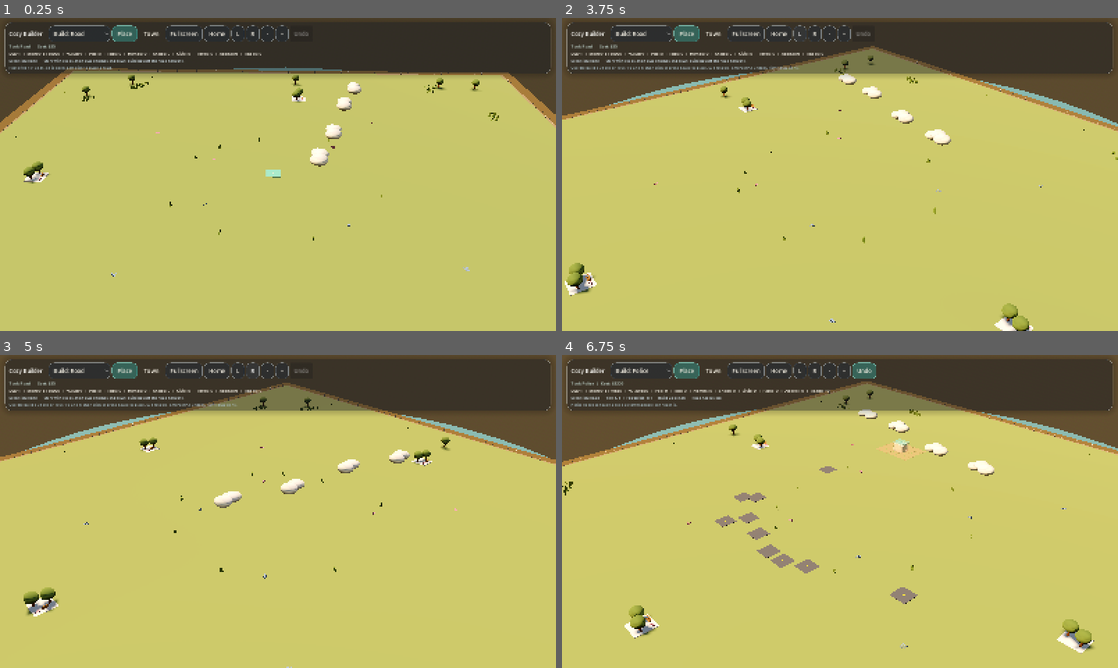
Above: before the commit, frames 1-4 (two rows, left to right).
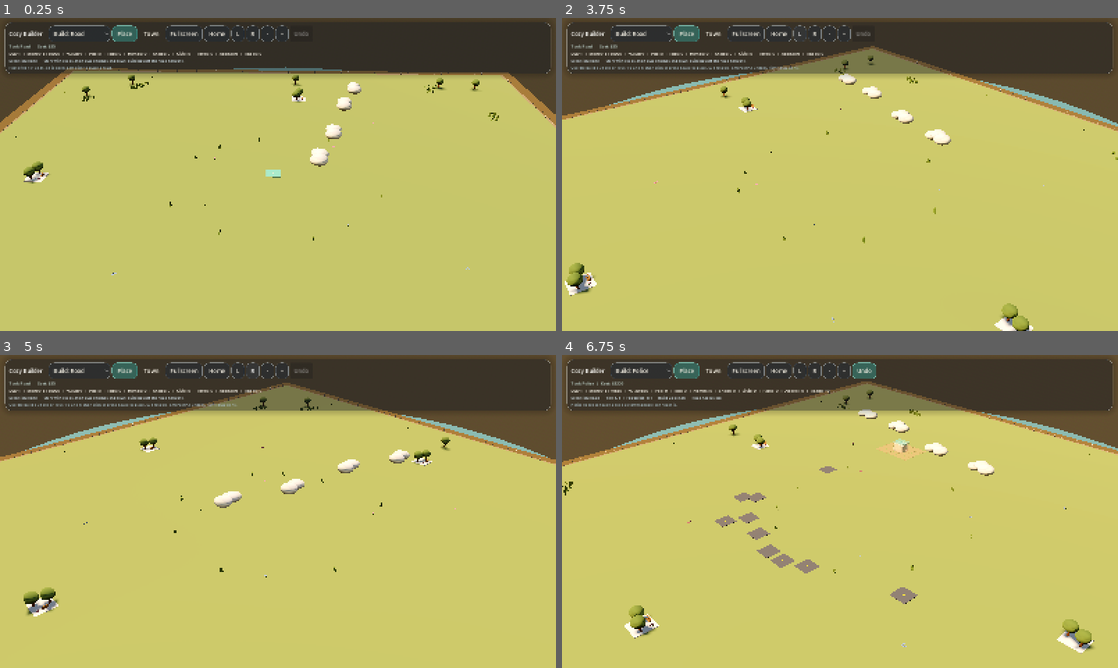
Above: after the commit, the same moments.

Repository: johnswaffles/my-backend-api
Game: Godot game, scene res://scenes/main_scene.tscn
Two runs of this game, one before a commit and one after it. Both use one fixed random seed, a clock stepped at 60 frames per second and the inputs below.
Inputs (mouse positions are in pixels of both pictures, inside the frame that each line leads up to):
- Up to frame 1 (0.25 s): no input
- Up to frame 2 (3.75 s): click "Place" at 0.5 s; click "Build: Road" at 1.25 s; click "Town" at 2 s; click "Home" at 2.75 s; click "L" at 3.5 s
- Up to frame 3 (5 s): click "R" at 4.25 s
- Up to frame 4 (6.75 s): tap Space at 5, 5.27 s; move the mouse to (962, 495) at 5.02 s; hold D 5.03-5.75 s; tap 1 at 5.1 s; click (962, 495) at 5.17 s; tap Enter at 5.75 s; drag from (728, 527) to (812, 574) at 5.77 s; move the mouse to (895, 442) at 6.52 s; hold D from 6.53 s (still down); tap 3 at 6.6 s; click (895, 442) at 6.67 s

The runs differ from the first frame. In frame 1, less than 0.1% of the frame differs, in the area x 6-85%, y 25-83%; in frame 2, less than 0.1%, in the area x 4-87%, y 28-100%; in frame 3, less than 0.1%; in frame 4, less than 0.1%.

Commit message:
Improve bulldoze flow and natural landscaping

Diff:
--- a/cozy-builder-godot/scripts/building_system.gd
+++ b/cozy-builder-godot/scripts/building_system.gd
@@ -102,6 +102,8 @@
 var _right_drag_moved := false
 var _right_drag_origin := Vector2.ZERO
 var _painting_roads := false
+var _painting_bulldoze := false
+var _bulldoze_visited: Dictionary = {}
 var _build_tool := BUILD_TOOL_ROAD
 var _hovered_cell := Vector2i(-1, -1)
 var _hover_anchor := Vector2i(-1, -1)
@@ -272,9 +274,14 @@
 			if event.pressed and not _is_pointer_over_hud():
 				if _build_tool == BUILD_TOOL_ROAD:
 					_painting_roads = true
+				elif _build_tool == BUILD_TOOL_BULLDOZE:
+					_painting_bulldoze = true
+					_bulldoze_visited.clear()
 				_try_place_hovered_tile()
 			else:
 				_painting_roads = false
+				_painting_bulldoze = false
+				_bulldoze_visited.clear()
 		elif event.button_index == MOUSE_BUTTON_WHEEL_UP and event.pressed:
 			_target_zoom = max(MIN_ZOOM, _target_zoom - 1.15)
 		elif event.button_index == MOUSE_BUTTON_WHEEL_DOWN and event.pressed:
@@ -290,6 +297,8 @@
 		_target_focus.x = clamp(_target_focus.x, -pan_limit, pan_limit)
 		_target_focus.z = clamp(_target_focus.z, -pan_limit, pan_limit)
 	elif event is InputEventMouseMotion and _painting_roads and _build_tool == BUILD_TOOL_ROAD and not _is_pointer_over_hud():
+		_try_place_hovered_tile()
+	elif event is InputEventMouseMotion and _painting_bulldoze and _build_tool == BUILD_TOOL_BULLDOZE and not _is_pointer_over_hud():
 		_try_place_hovered_tile()
 
 
@@ -743,6 +752,11 @@
 		return
 
 	if _build_tool == BUILD_TOOL_BULLDOZE:
+		if _selected_anchor_key != "":
+			var selected_key := _selected_anchor_key
+			if _bulldoze_visited.has(selected_key):
+				return
+			_bulldoze_visited[selected_key] = true
 		_remove_selected_placement(true)
 		return
 
@@ -1070,11 +1084,15 @@
 	var tool: String = placement["tool"]
 	var cells: Array[Vector2i] = placement["cells"]
 	var node: Node3D = placement["node"]
+	var road_neighbors: Array[Vector2i] = []
 	var refund_amount := int(round(float(placement["cost"]) * 0.7)) if refund else 0
 	if refund:
 		_money += refund_amount
 	if tool == BUILD_TOOL_ROAD:
 		for cell in cells:
+			for neighbor in _neighbor_cells(cell):
+				if _road_cells.has(_cell_key(neighbor)):
+					road_neighbors.append(neighbor)
 			var road_key := _cell_key(cell)
 			_road_cells.erase(road_key)
 			if _road_nodes.has(road_key):
@@ -1103,10 +1121,9 @@
 			"variant": int(placement.get("variant", -1)),
 		})
 	if tool == BUILD_TOOL_ROAD:
-		for cell in cells:
-			for neighbor in _neighbor_cells(cell):
-				if _road_cells.has(_cell_key(neighbor)):
-					_rebuild_road_at(neighbor)
+		for neighbor in road_neighbors:
+			if _road_cells.has(_cell_key(neighbor)):
+				_rebuild_road_at(neighbor)
 	_clear_selected_anchor()
 	_recalculate_cashflow()
 	_rebuild_ambient_life()
@@ -1949,7 +1966,7 @@
 		Vector3(-10.5, 0.03, 14.2),
 		Vector3(14.1, 0.03, 11.6),
 	]:
-		_add_local_flower_patch(patch, 8, _flower_material_blue if patch.x > 0.0 else _flower_material_pink, grid_root)
+		_add_wildflower_cluster(patch, 8, _flower_material_blue if patch.x > 0.0 else _flower_material_pink, grid_root, 0.16)
 
 
 func _build_nature() -> void:
@@ -1982,7 +1999,7 @@
 		Vector3(-7.4, 0.08, -5.8),
 		Vector3(7.2, 0.08, -6.2)
 	]:
-		_add_flower_patch(flower_pos, 7, _flower_material_pink if flower_pos.x < 0.0 else _flower_material_blue)
+		_add_flower_patch(flower_pos, 5, _flower_material_pink if flower_pos.x < 0.0 else _flower_material_blue)
 
 
 func _cozy_palette(kind: String, variant: int) -> Dictionary:
@@ -2791,10 +2808,7 @@
 	root.position = center
 	_nature_root.add_child(root)
 	_register_nature_feature(root, 0.48)
-	for i in range(count):
-		var offset_x := (float(i % 3) - 1.0) * 0.14
-		var offset_z := (float(i / 3) - 0.5) * 0.14
-		_add_box(Vector3(offset_x, 0.05, offset_z), Vector3(0.08, 0.08, 0.08), material, root)
+	_add_wildflower_cluster(Vector3.ZERO, count, material, root, 0.1)
 
 
 func _add_flower_box_local(position_3d: Vector3, color: Color, parent: Node) -> void:
@@ -2921,10 +2935,17 @@
 
 
 func _add_local_flower_patch(center: Vector3, count: int, material: StandardMaterial3D, parent: Node) -> void:
+	_add_wildflower_cluster(center, count, material, parent, 0.1)
+
+
+func _add_wildflower_cluster(center: Vector3, count: int, material: StandardMaterial3D, parent: Node, spread: float) -> void:
 	for i in range(count):
-		var offset_x := (float(i % 3) - 1.0) * 0.14
-		var offset_z := (float(i / 3) - 0.5) * 0.14
-		_add_box(center + Vector3(offset_x, 0.05, offset_z), Vector3(0.08, 0.08, 0.08), material, parent)
+		var offset_x := randf_range(-spread, spread)
+		var offset_z := randf_range(-spread, spread)
+		var stem := _add_box(center + Vector3(offset_x, 0.05, offset_z), Vector3(0.02, 0.12, 0.02), _grass_blade_material, parent)
+		stem.rotation_degrees.z = randf_range(-10.0, 10.0)
+		var bloom := _add_box(center + Vector3(offset_x, 0.12, offset_z), Vector3(0.07, 0.04, 0.07), material, parent)
+		bloom.rotation_degrees.y = randf_range(0.0, 45.0)
 
 
 func _add_chimney(position_3d: Vector3) -> void:
Not shown, changed: public/godot-playtest/index.html
Not shown, changed: public/godot-playtest/index.pck
